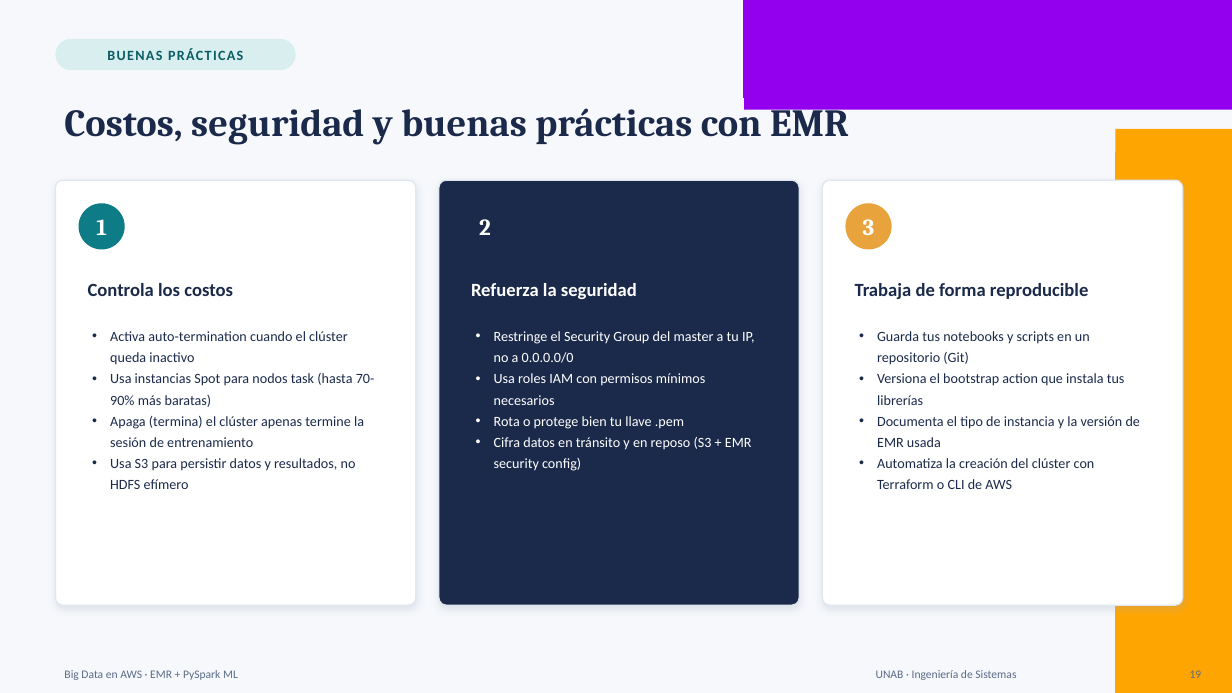
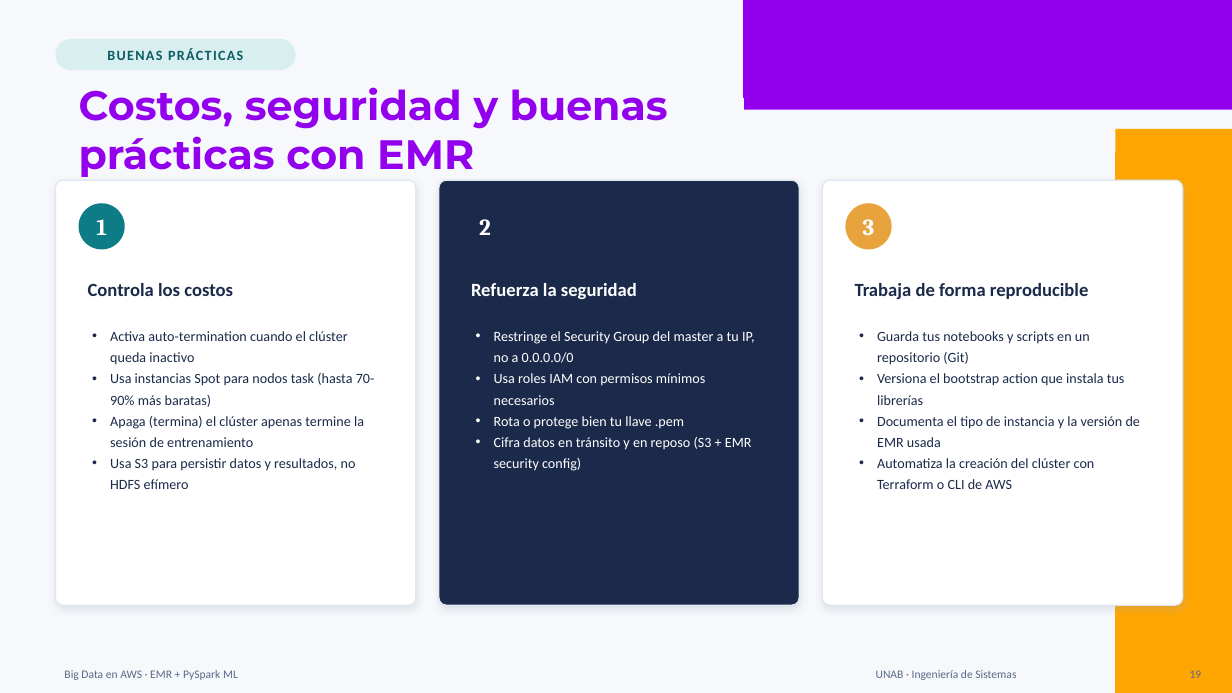
Before and after one commit to adiacla/bigdata, a slide deck: slide 35 of 202660/EMR_BigData_PySpark_ML_FINAL.pptx. Drawn at 1232x693 pixels with LibreOffice and Linux fonts; fonts in the diff are those of the drawing; background and template pictures are left out. Boxes give left, top, right and bottom in pixels: in the first picture for what was removed or moved away, otherwise in the second. Text is boxed around its words. In the diff, an @@ line names an element or a change of style, - is before the commit and + after.

```diff
--- a/202660/EMR_BigData_PySpark_ML_FINAL.pptx
+++ b/202660/EMR_BigData_PySpark_ML_FINAL.pptx
@@ text "Costos, seguridad y buenas" at (x1=79, y1=87, x2=668, y2=177): vertical alignment middle to top @@
@@ text at (x1=79, y1=87, x2=668, y2=177): text changed; size 30 to 32 pt; font Cambria to Montserrat; text colour #1B2A4A to #9200EE @@
-Costos, seguridad y buenas prácticas con EMR
+Costos, seguridad y buenas
+prácticas con EMR
```
Also in this commit, not shown: 1 other slide changed.
